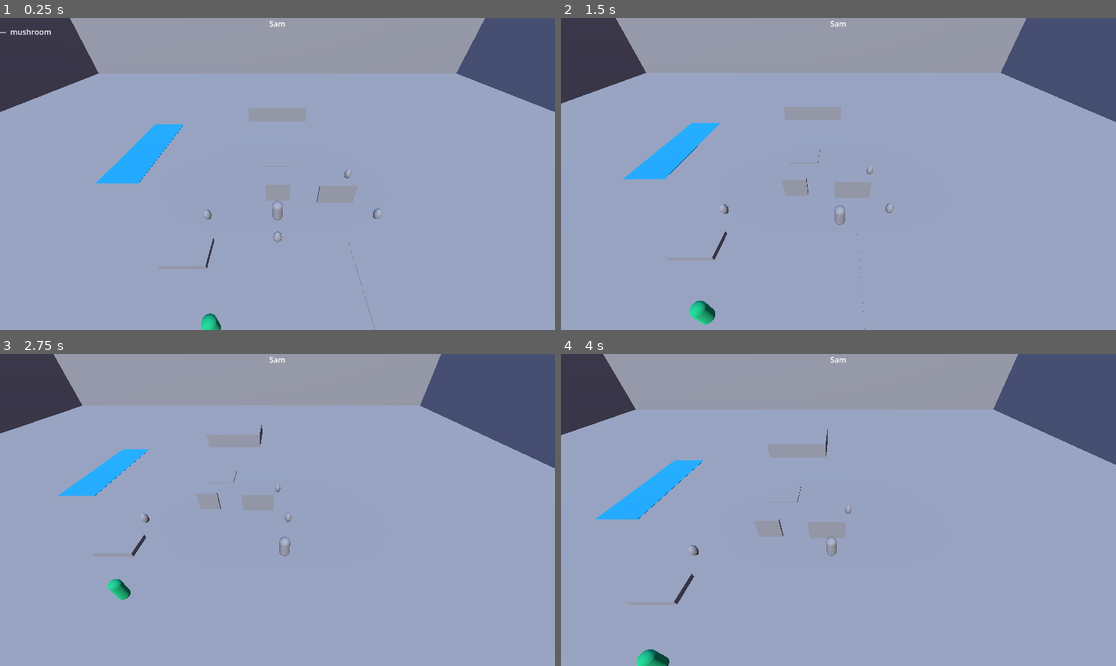
Above: before the commit, frames 1-4 (two rows, left to right).
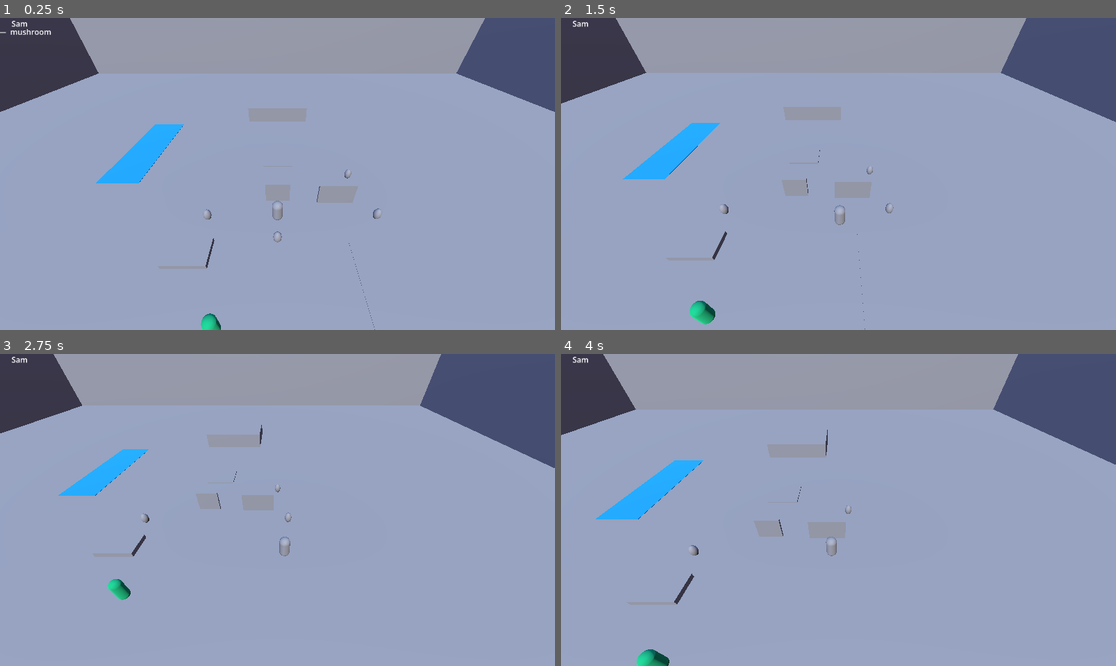
Above: after the commit, the same moments.

Repository: Actulus/scout-camp
Game: Godot game, scene res://scenes/world/world.tscn
Same seed, same stepped clock (60 frames per second), same inputs: the game is played once before the commit and once after it.
Inputs:
- Up to frame 1 (0.25 s): no input
- Up to frame 2 (1.5 s): tap E at 0.5 s; hold D (move_right) 0.53-1.28 s; hold Enter (ui_accept) 0.53-1.28 s; hold S (move_down) from 1.28 s (still down); tap Enter (ui_accept) at 1.35 s
- Up to frame 3 (2.75 s): tap Enter (ui_accept) at 1.52, 1.82 s; release S (move_down) at 2.03 s; hold D (move_right) from 2.03 s (still down); hold Enter (ui_accept) from 2.03 s (still down)
- Up to frame 4 (4 s): release D (move_right) at 2.78 s; release Enter (ui_accept) at 2.78 s; hold W (move_up) 2.78-3.53 s; tap Enter (ui_accept) at 2.85, 3.02, 3.32 s; hold A (move_left) from 3.53 s (still down); hold Enter (ui_accept) from 3.53 s (still down)

The runs differ from the first frame. In frame 1, less than 0.1% of the frame differs, in the area x 2-52%, y 0-3%; in frame 2, less than 0.1%; in frame 3, less than 0.1%; in frame 4, less than 0.1%.

Commit message:
dialogue box and npc dialogue

Diff:
--- a/scenes/npcs/npc_base.tscn
+++ b/scenes/npcs/npc_base.tscn
@@ -32,13 +32,8 @@
 shape = SubResource("SphereShape3D_7ain8")
 
 [node name="NameLabel" type="Label" parent="." unique_id=1221298716]
-anchors_preset = 5
-anchor_left = 0.5
-anchor_right = 0.5
-offset_left = -41.5
-offset_right = 41.5
+offset_right = 83.0
 offset_bottom = 23.0
-grow_horizontal = 2
 pivot_offset = Vector2(0, 1.2)
 text = "NPC Name"
 horizontal_alignment = 1
--- /dev/null
+++ b/scenes/ui/dialogue_box.tscn
@@ -0,0 +1,62 @@
+[gd_scene format=3 uid="uid://cerljfpmf3n6e"]
+
+[ext_resource type="Script" uid="uid://oykwmpxk4cd7" path="res://scripts/dialogue_box.gd" id="1_xg44k"]
+
+[sub_resource type="SystemFont" id="SystemFont_xg44k"]
+font_weight = 600
+
+[sub_resource type="LabelSettings" id="LabelSettings_6iboe"]
+font = SubResource("SystemFont_xg44k")
+
+[node name="DialogueBox" type="CanvasLayer" unique_id=1184870650]
+script = ExtResource("1_xg44k")
+
+[node name="Control" type="Control" parent="." unique_id=1406418083]
+layout_mode = 3
+anchors_preset = 15
+anchor_right = 1.0
+anchor_bottom = 1.0
+grow_horizontal = 2
+grow_vertical = 2
+
+[node name="Panel" type="Panel" parent="Control" unique_id=1121570238]
+layout_mode = 1
+anchors_preset = -1
+anchor_top = 0.75
+anchor_right = 1.0
+anchor_bottom = 1.0
+offset_left = 20.0
+offset_top = 20.0
+offset_right = -20.0
+offset_bottom = -20.0
+
+[node name="NPCName" type="Label" parent="Control/Panel" unique_id=1720988765]
+layout_mode = 1
+anchors_preset = -1
+offset_left = 10.0
+text = "Sam"
+label_settings = SubResource("LabelSettings_6iboe")
+
+[node name="DialogueText" type="RichTextLabel" parent="Control/Panel" unique_id=1504212577]
+layout_mode = 1
+anchors_preset = -1
+anchor_right = 1.0
+anchor_bottom = 1.0
+offset_left = 10.0
+offset_top = 40.0
+offset_right = -10.0
+offset_bottom = -30.0
+grow_horizontal = 2
+grow_vertical = 2
+
+[node name="ContinueBtn" type="Button" parent="Control/Panel" unique_id=1836561753]
+layout_mode = 1
+anchors_preset = -1
+anchor_left = 1.0
+anchor_top = 1.0
+anchor_right = 1.0
+anchor_bottom = 1.0
+offset_right = -10.0
+grow_horizontal = 0
+grow_vertical = 0
+text = "Continue"
--- a/scenes/world/world.tscn
+++ b/scenes/world/world.tscn
@@ -6,6 +6,7 @@
 [ext_resource type="PackedScene" uid="uid://0u3ty737eby0" path="res://scenes/collectible_item.tscn" id="4_6m72w"]
 [ext_resource type="PackedScene" uid="uid://c40xqnotbooew" path="res://scenes/ui/hud.tscn" id="5_v5dby"]
 [ext_resource type="PackedScene" uid="uid://b6foj8hb62bgc" path="res://scenes/npcs/npc_base.tscn" id="6_t5ptc"]
+[ext_resource type="PackedScene" uid="uid://cerljfpmf3n6e" path="res://scenes/ui/dialogue_box.tscn" id="7_bq33v"]
 
 [sub_resource type="BoxMesh" id="BoxMesh_4rhad"]
 size = Vector3(100, 0.2, 100)
@@ -137,3 +138,5 @@
 transform = Transform3D(1, 0, 0, 0, 1, 0, 0, 0, 1, -3.2096596, 1.0033016, 7.181285)
 npc_name = "Sam"
 dialogue_lines = ["Hello!", "Nice day for scouting.", "Nice to meet you!", "How are you?"]
+
+[node name="DialogueBox" parent="." unique_id=1184870650 instance=ExtResource("7_bq33v")]
--- /dev/null
+++ b/scripts/dialogue_box.gd
@@ -0,0 +1,15 @@
+extends CanvasLayer
+
+@onready var dialogue_text = $Control/Panel/DialogueText
+@onready var npc_name_label = $Control/Panel/NPCName
+@onready var continue_btn = $Control/Panel/ContinueBtn
+
+# Called when the node enters the scene tree for the first time.
+func _ready():
+	hide()
+	continue_btn.pressed.connect(hide)
+
+func show_dialogue(name: String, text: String):
+	npc_name_label.text = name
+	dialogue_text.text = text
+	show()
--- a/scripts/npc_base.gd
+++ b/scripts/npc_base.gd
@@ -20,5 +20,6 @@
 		player_nearby = false
 
 func interact(player: Node):
-	print(npc_name, ": ", dialogue_lines[current_line])
+	var dialogue_box = get_tree().get_root().get_node("World/DialogueBox")
+	dialogue_box.show_dialogue(npc_name, dialogue_lines[current_line])
 	current_line = (current_line + 1) % dialogue_lines.size()
Not shown, added: scripts/dialogue_box.gd.uid
